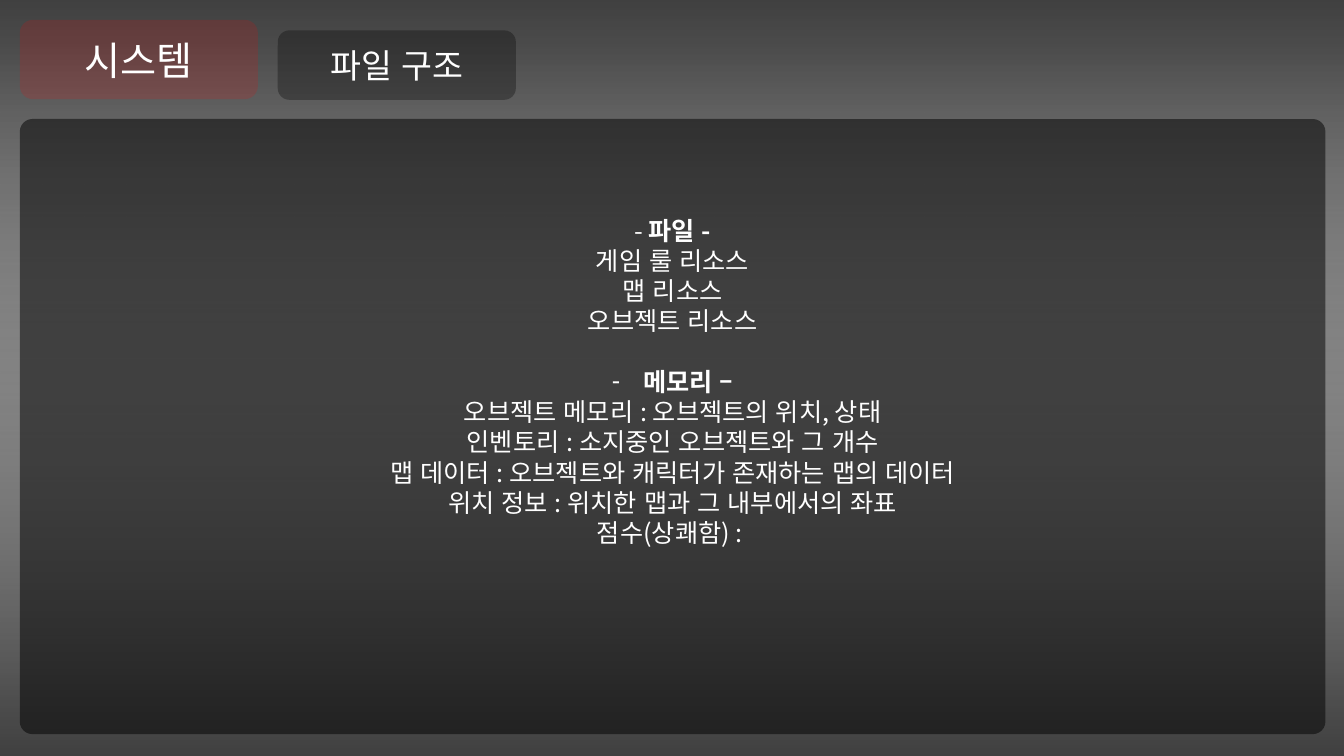
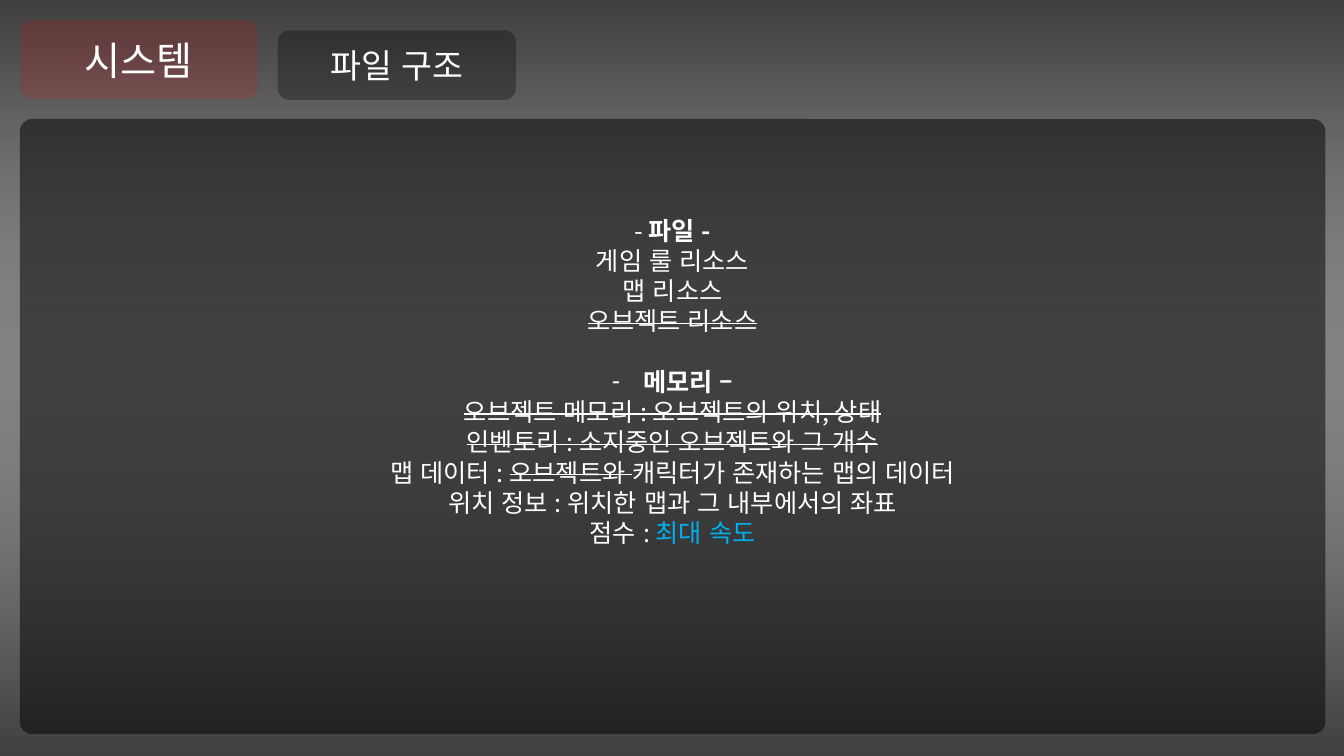
Before and after one commit to Niiok/inha_2021, a slide deck: slide 19 of May7ppt.pptm (slide 16 before the commit). Drawn at 1344x756 pixels with LibreOffice and Linux fonts; fonts in the diff are those of the drawing. Boxes give left, top, right and bottom in pixels: in the first picture for what was removed or moved away, otherwise in the second. Text is boxed around its words. In the diff, an @@ line names an element or a change of style, - is before the commit and + after.

```diff
--- a/May7ppt.pptm
+++ b/May7ppt.pptm
@@ text in rounded rectangle at [390, 309, 956, 484]: strikethrough on in "오브젝트 리소스", "오브젝트 메모리 : 오브젝트의 위치, 상태", "인벤토리 : 소지중인 오브젝트와 그 개수", "오브젝트와" @@
@@ text in rounded rectangle at [590, 521, 755, 544]: text changed; text colour #FFFFFF to #00B0F0 @@
-점수(상쾌함) :
+점수 : 최대 속도
```
Also in this commit, not shown: 15 other slides changed, 10 slides added, 3 other files.
